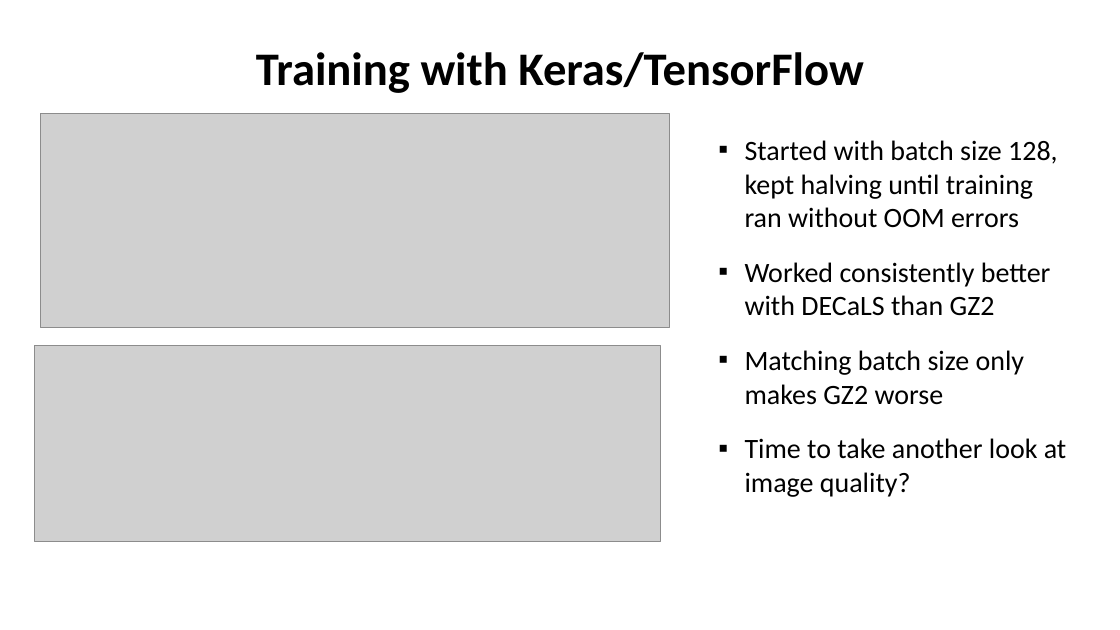
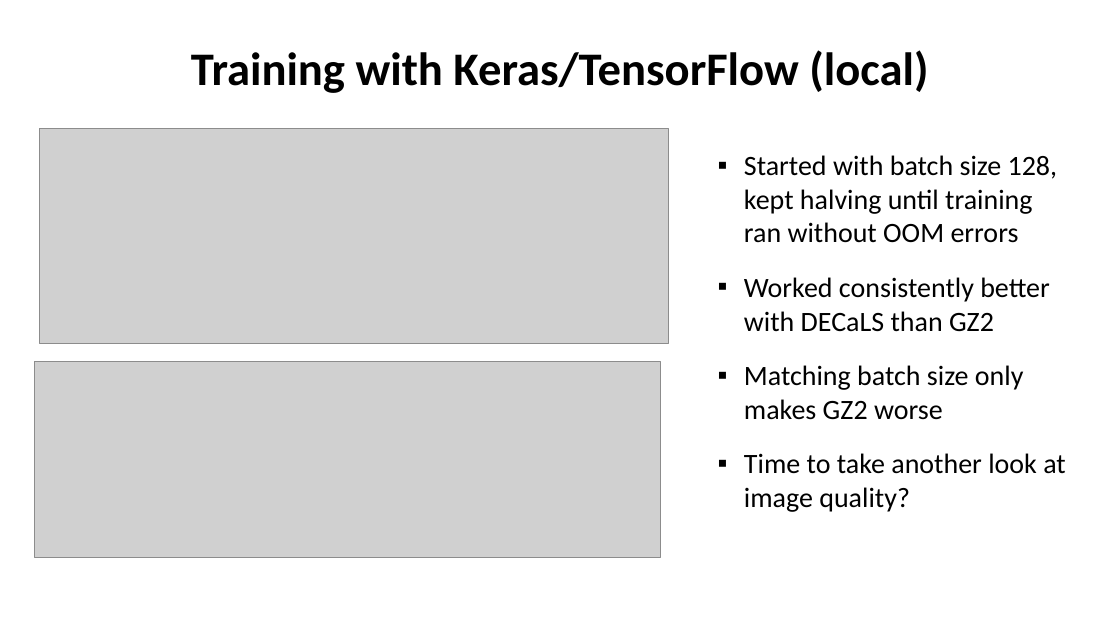
Before and after one commit to colinleach/proj502, a slide deck: slide 11 of project_report/Colin Leach project for ASTR 502.pptx. Drawn at 1120x630 pixels with LibreOffice and Linux fonts; fonts in the diff are those of the drawing; grey boxes stand for pictures. Boxes give left, top, right and bottom in pixels: in the first picture for what was removed or moved away, otherwise in the second. Text is boxed around its words. In the diff, an @@ line names an element or a change of style, - is before the commit and + after.

```diff
--- a/project_report/Colin Leach project for ASTR 502.pptx
+++ b/project_report/Colin Leach project for ASTR 502.pptx
@@ title at (x1=191, y1=50, x2=928, y2=93): text changed @@
-Training with Keras/TensorFlow
+Training with Keras/TensorFlow (local)
@@ 2 pictures, 1 text moved together from (x1=34, y1=113, x2=1067, y2=542) to (x1=34, y1=129, x2=1066, y2=557) @@
```
Also in this commit, not shown: 4 other slides changed, 2 slides added.
